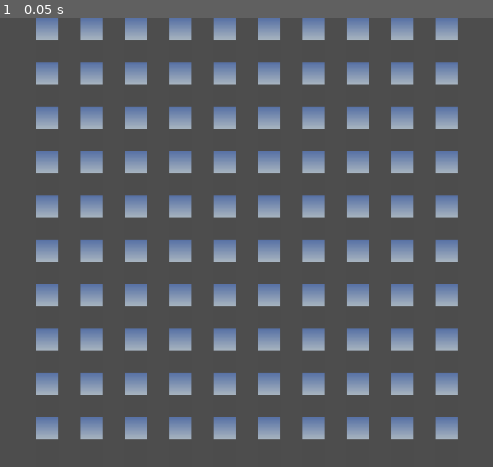
Above: before the commit, frame 1.
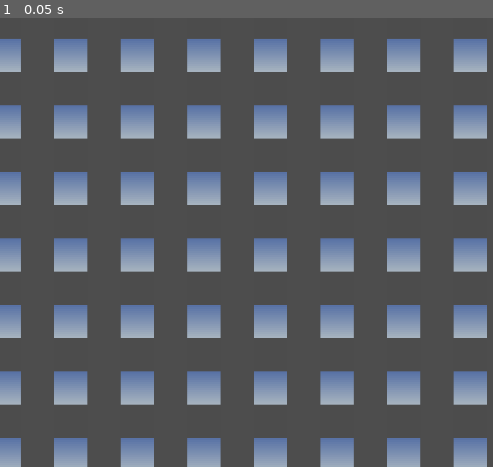
Above: after the commit, the same moment.

Repository: JudiTeller/smog-of-war
Game: Godot game, scene res://scenes/testworld.tscn
Same seed, same stepped clock (60 frames per second), same inputs: the game is played once before the commit and once after it. A sky picture missing from this copy of the repository is replaced by a grey-blue gradient.
Inputs:
- Up to frame 1 (0.05 s): no input

The runs differ from the first frame. In frame 1, 42% of the frame differs, in the area x 0-99%, y 0-100%.

Commit message:
stuff

Diff:
--- a/entities/buildings/skyscraper1/skyscraper1.tscn
+++ b/entities/buildings/skyscraper1/skyscraper1.tscn
@@ -30,14 +30,19 @@
 "speed": 5.0
 }]
 
+[sub_resource type="Environment" id="Environment_snb56"]
+volumetric_fog_density = 0.613
+
 [node name="skyscraper1" type="Node2D"]
 script = ExtResource("1_84gim")
 
 [node name="AnimatedSprite2D" type="AnimatedSprite2D" parent="."]
 texture_filter = 1
 sprite_frames = SubResource("SpriteFrames_tvff8")
-animation = &"hidden"
 
 [node name="Timer" type="Timer" parent="."]
 
+[node name="WorldEnvironment" type="WorldEnvironment" parent="."]
+environment = SubResource("Environment_snb56")
+
 [connection signal="timeout" from="Timer" to="." method="_toggle_hide"]
--- a/scenes/testworld.gd
+++ b/scenes/testworld.gd
@@ -20,3 +20,6 @@
 # Called every frame. 'delta' is the elapsed time since the previous frame.
 func _process(delta):
     pass
+
+
+signal button
--- a/scenes/testworld.tscn
+++ b/scenes/testworld.tscn
@@ -7,4 +7,4 @@
 
 [node name="Camera2D" type="Camera2D" parent="."]
 position = Vector2(254, 130)
-zoom = Vector2(2, 2)
+zoom = Vector2(3, 3)
Not shown: 1 places in entities/buildings/skyscraper1/skyscraper1.tscn that only renumber resources
